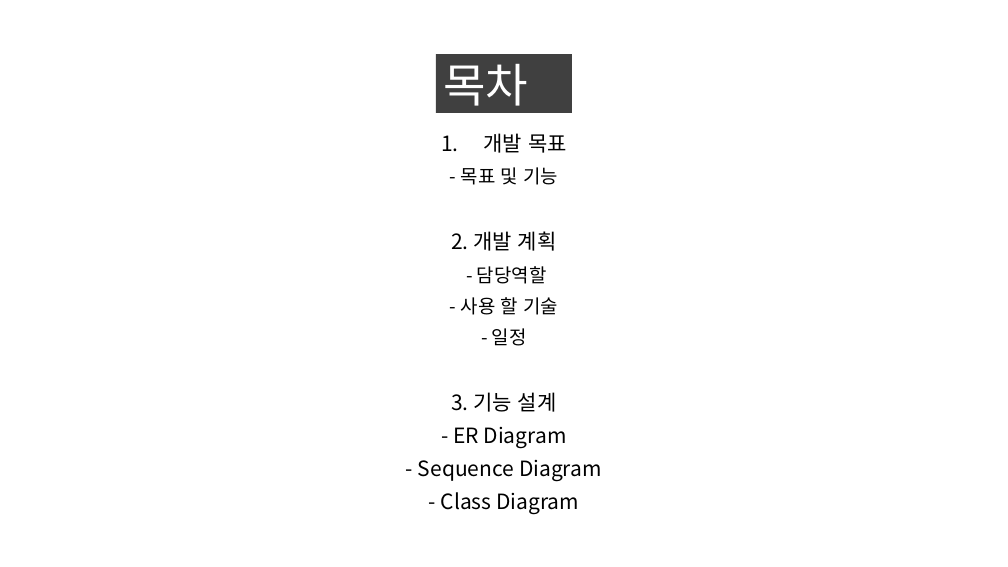
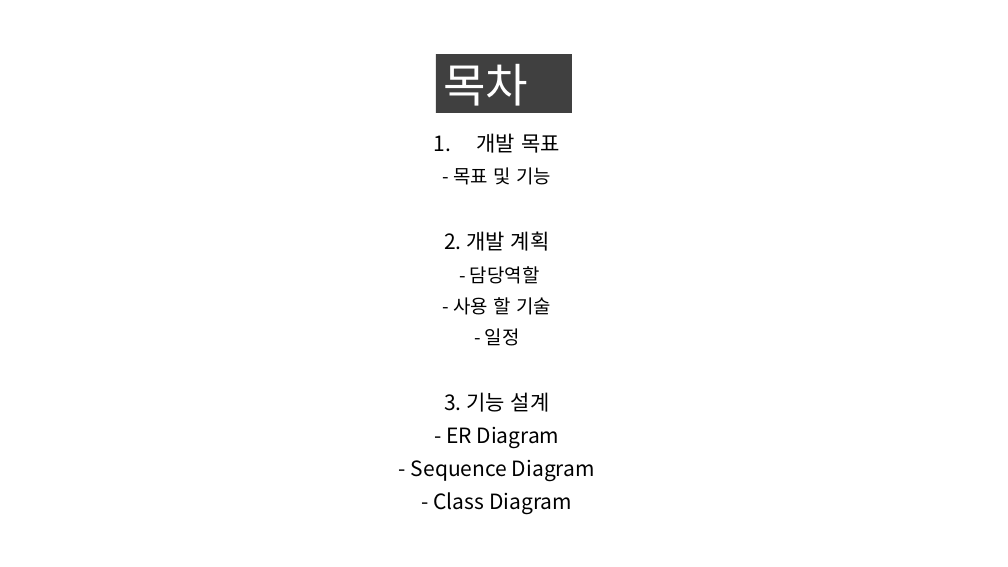
Before and after one commit to Berea96/Dokky, a slide deck: slide 2 of 제안서/개인프로젝트_Dokky_김규정.pptx. Drawn at 1008x567 pixels with LibreOffice and Linux fonts; fonts in the diff are those of the drawing. Boxes give left, top, right and bottom in pixels: in the first picture for what was removed or moved away, otherwise in the second. Text is boxed around its words. In the diff, an @@ line names an element or a change of style, - is before the commit and + after.

```diff
--- a/제안서/개인프로젝트_Dokky_김규정.pptx
+++ b/제안서/개인프로젝트_Dokky_김규정.pptx
@@ text "개발 목표": place and size @@
-text "개발 목표" at bbox=[418, 133, 602, 515]
+text "개발 목표" at bbox=[411, 133, 595, 515]
```
Also in this commit, not shown: 1 other slide changed, 6 other files.
